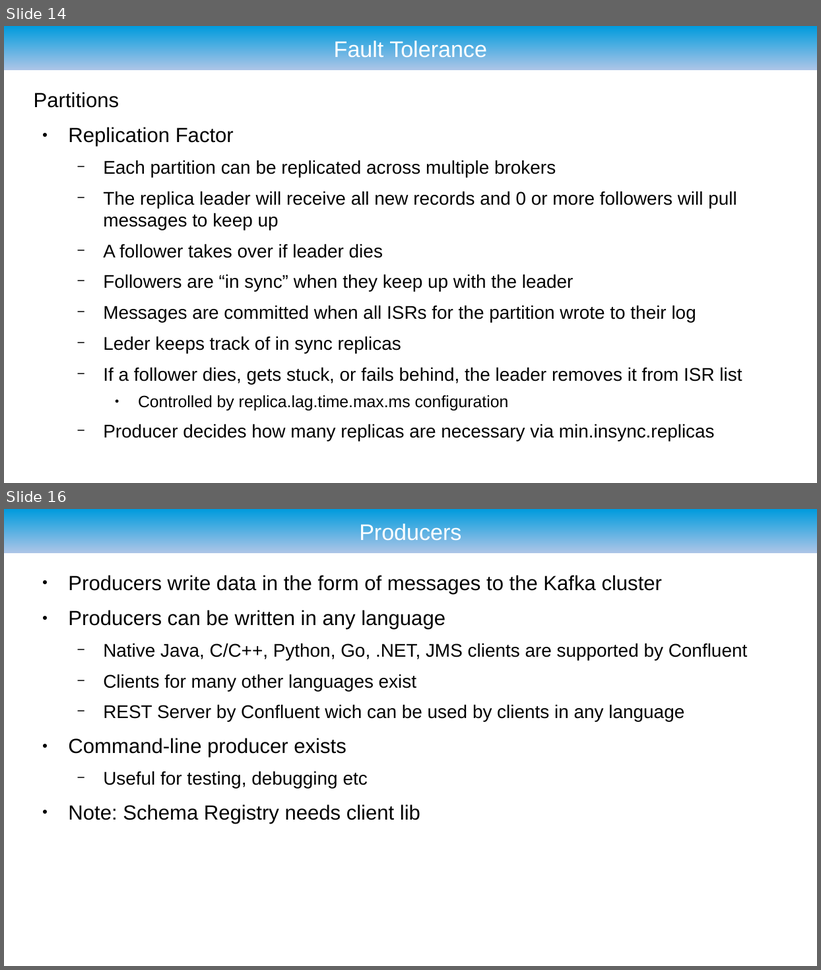
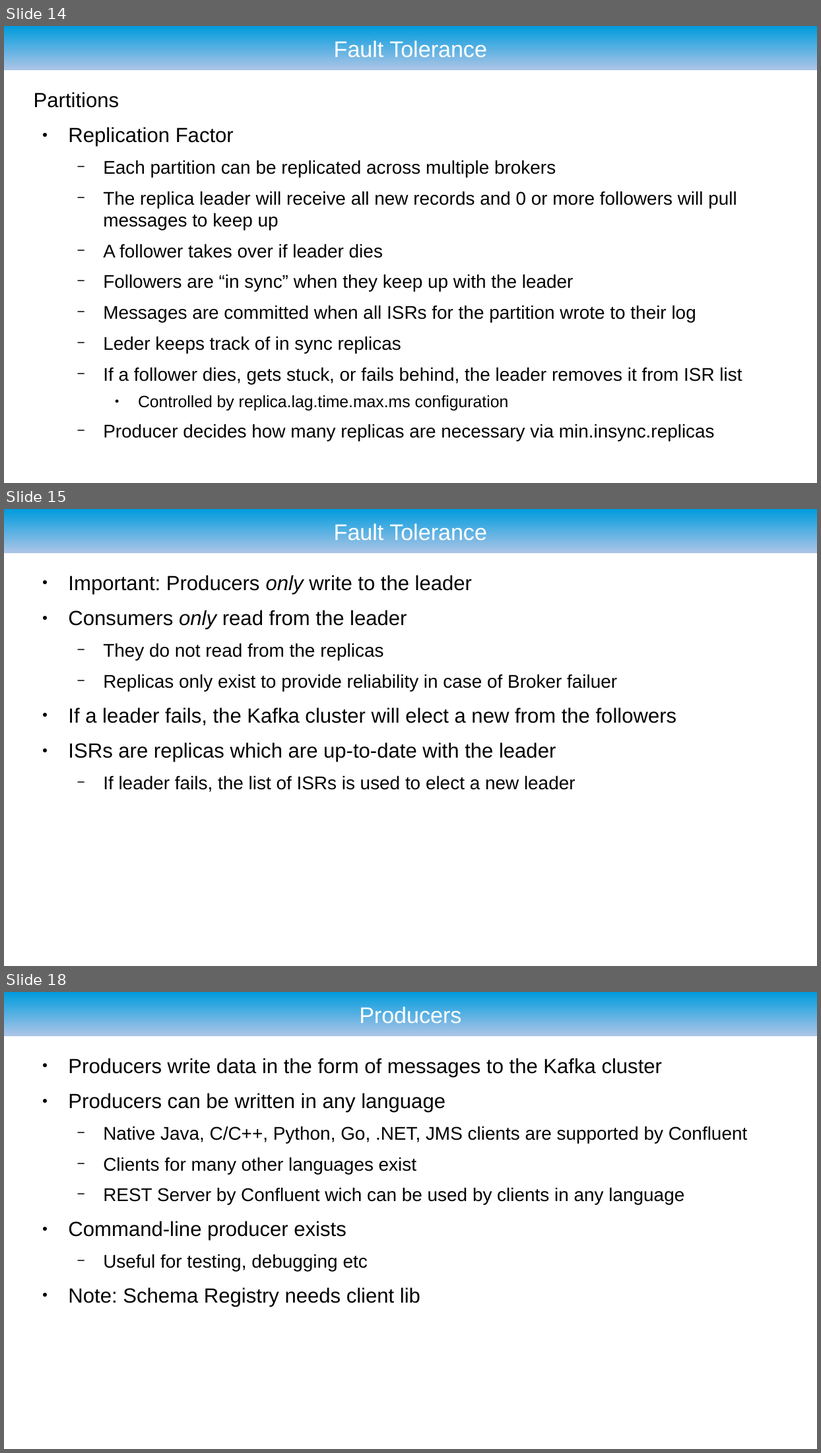
Before and after one commit to ryzlab/kafka-kompetensdag, a slide deck: doc/presentation.odp. Shown one above the other, each under a label of ours: slides 14 and 16 before the commit, slides 14, 15 and 18 after it; the slides between them are not shown. The pictures are 821x970 and 821x1453 pixels, drawn with LibreOffice and Linux fonts; fonts in the diff are those of the drawing; background and template pictures are left out. Boxes give left, top, right and bottom in pixels: in the first picture for what was removed or moved away, otherwise in the second. Text is boxed around its words. In the diff, an @@ line names an element or a change of style, - is before the commit and + after.

```diff
--- a/doc/presentation.odp
+++ b/doc/presentation.odp
@@ slide 15 added at (4, 509, 817, 966), background #FFFFFF; not listed: 1 template element that a slide beside it also shows @@
@@ title added at (334, 522, 487, 541), 22 pt, text #FFFFFF @@
+Fault Tolerance
@@ text added at (68, 575, 677, 792), 20 pt, text #000000 @@
+● Important: Producers only write to the leader
+● Consumers only read from the leader
+  − They do not read from the replicas
+  − Replicas only exist to provide reliability in case of Broker failuer
+● If a leader fails, the Kafka cluster will elect a new from the followers
+● ISRs are replicas which are up-to-date with the leader
+  − If leader fails, the list of ISRs is used to elect a new leader
@@ what was slide 16 is now slide 18 @@
```
Also in this commit, not shown: 1 slide changed, 5 other slides added, 3 slides removed.
